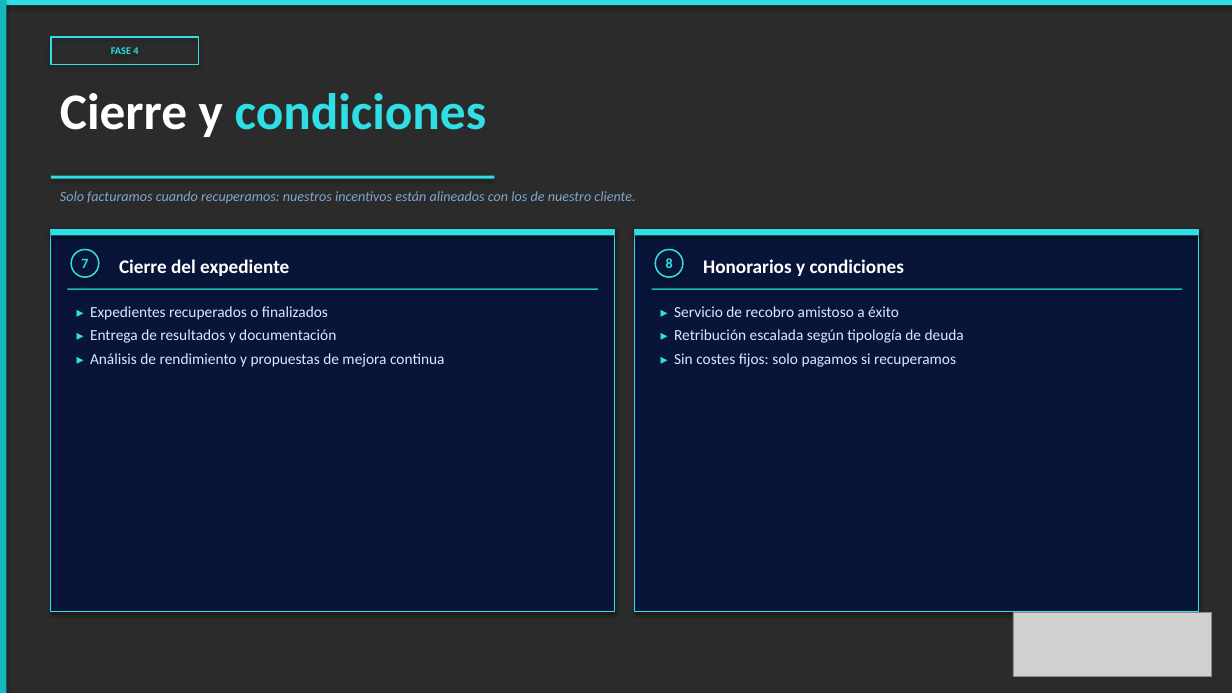
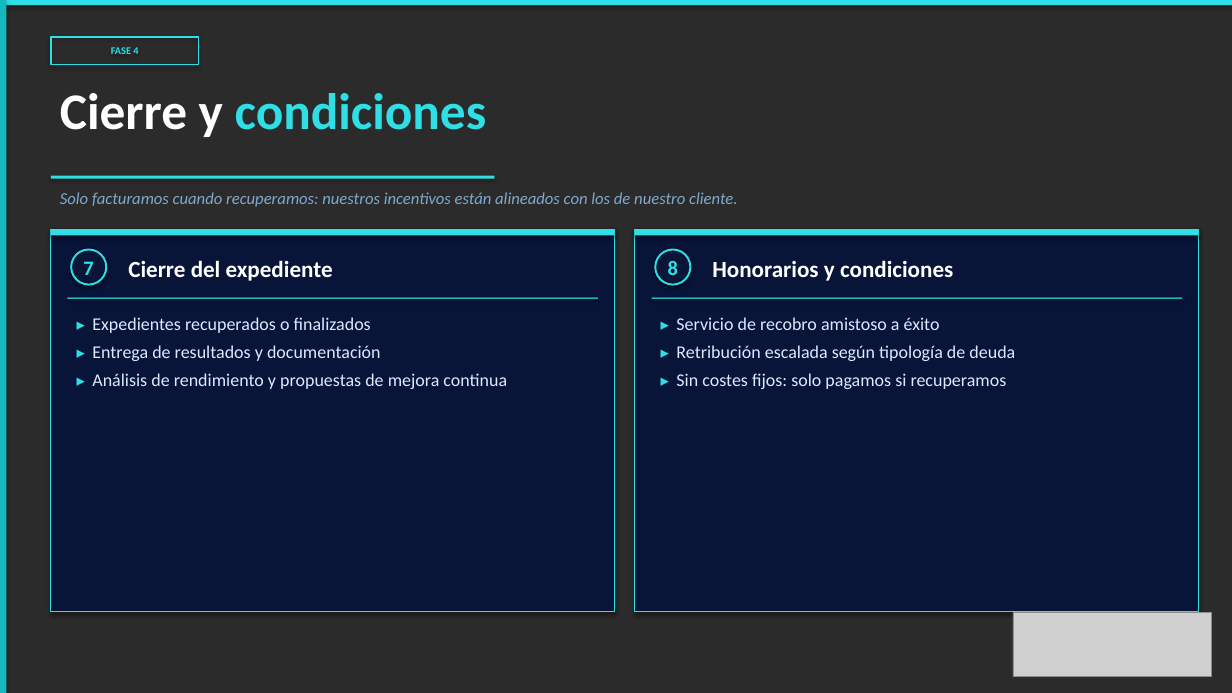
Before and after one commit to alejandroas010/alepixel-web, a slide deck: slide 5 of sendacredit_propuesta.pptx. Drawn at 1232x693 pixels with LibreOffice and Linux fonts; fonts in the diff are those of the drawing; grey boxes stand for pictures; background and template pictures are left out; a plain dark background stands for a picture behind light text. Boxes give left, top, right and bottom in pixels: in the first picture for what was removed or moved away, otherwise in the second. Text is boxed around its words. In the diff, an @@ line names an element or a change of style, - is before the commit and + after.

```diff
--- a/sendacredit_propuesta.pptx
+++ b/sendacredit_propuesta.pptx
@@ text "Solo facturamos cuando recuperamos: nuestros ..." at [60,192,737,207]: size 11 to 13 pt @@
@@ ellipse "7": place and size @@
-ellipse "7" at [81,259,88,268]
+ellipse "7" at [71,250,106,285]
@@ ellipse "7" at [71,250,106,285]: size 11 to 16 pt; vertical alignment top to middle; fill none to #0A1638; outline none to #2FDFE5 1.5 pt; shadow on @@
@@ ellipse removed at [71,250,99,277] @@
@@ text "Cierre del expediente": place and size @@
-text "Cierre del expediente" at [119,259,289,276]
+text "Cierre del expediente" at [128,260,333,281]
@@ text "Cierre del expediente" at [128,260,333,281]: size 15 to 18 pt @@
@@ ellipse "8" at [655,250,690,285]: size 11 to 16 pt; vertical alignment top to middle; fill none to #0A1638; outline none to #2FDFE5 1.5 pt; shadow on @@
@@ ellipse "8": place and size @@
-ellipse "8" at [666,258,673,268]
+ellipse "8" at [655,250,690,285]
@@ ellipse removed at [655,250,683,277] @@
@@ text "Honorarios y condiciones" at [712,260,953,281]: size 15 to 18 pt @@
@@ text "Honorarios y condiciones": place and size @@
-text "Honorarios y condiciones" at [703,259,904,276]
+text "Honorarios y condiciones" at [712,260,953,281]
@@ rectangle: place and size @@
-rectangle at [67,288,598,290]
+rectangle at [67,298,598,299]
@@ rectangle: place and size @@
-rectangle at [652,288,1182,290]
+rectangle at [652,298,1182,299]
@@ text "▸ Expedientes recuperados o finalizados" at [92,317,507,389]: size 11 to 13 pt in "▸", "▸", "▸"; size 12 to 14 pt; more space between paragraphs @@
@@ text "▸ Expedientes recuperados o finalizados": place and size @@
-text "▸ Expedientes recuperados o finalizados" at [90,306,444,367]
+text "▸ Expedientes recuperados o finalizados" at [92,317,507,389]
@@ text "▸ Servicio de recobro amistoso ...": place and size @@
-text "▸ Servicio de recobro amistoso ..." at [674,306,964,367]
+text "▸ Servicio de recobro amistoso ..." at [676,317,1015,389]
@@ text "▸ Servicio de recobro amistoso ..." at [676,317,1015,389]: size 11 to 13 pt in "▸", "▸", "▸"; size 12 to 14 pt; more space between paragraphs @@
```
Also in this commit, not shown: 4 other slides changed.
